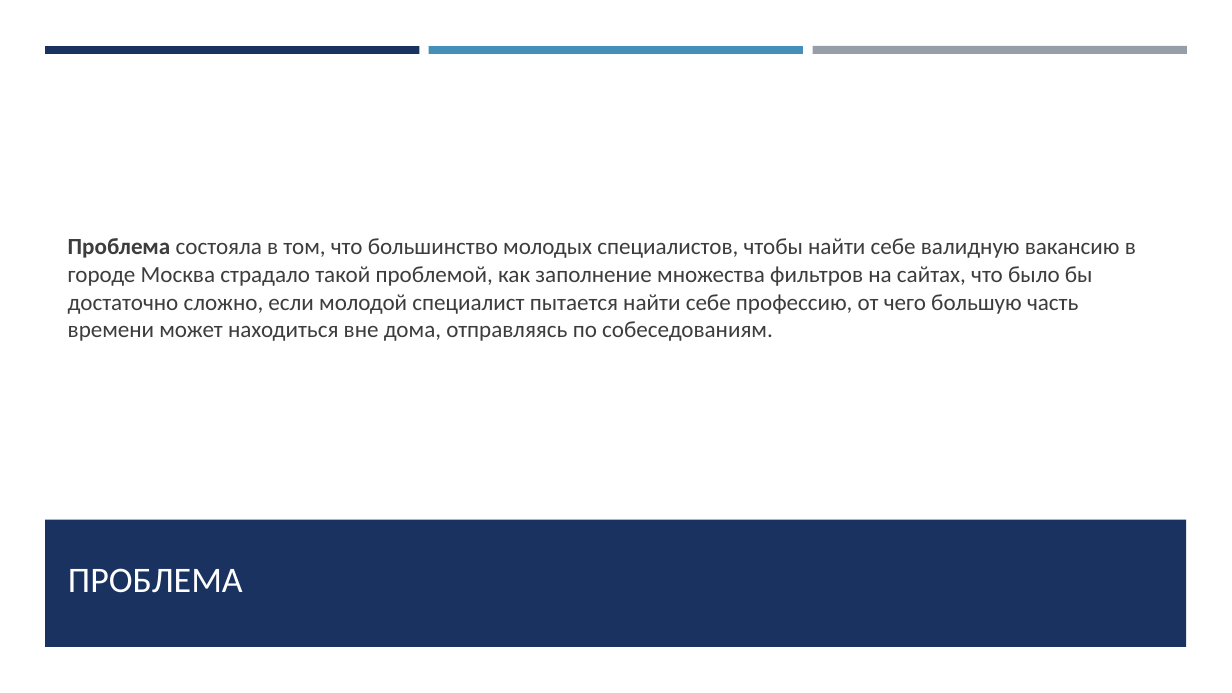
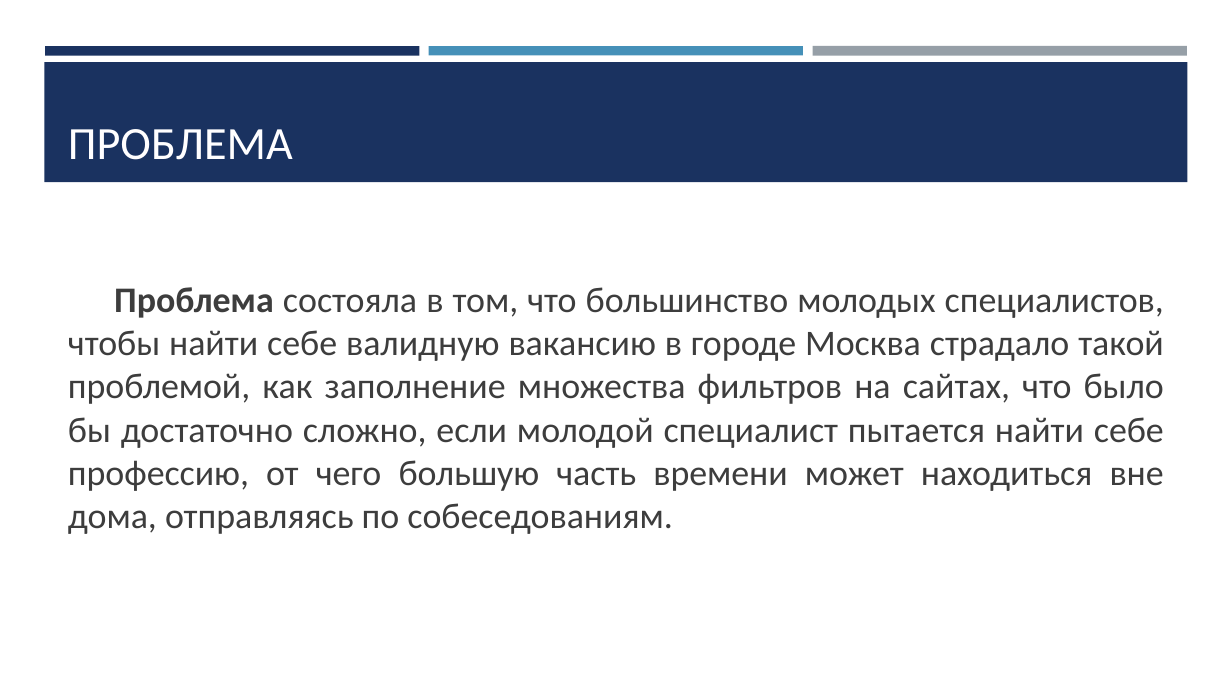
Before and after one commit to JaydenPears/Search-Profession, a slide deck: slide 2 of Документация/Презентация по Проектной работе «Search Profession».pptx. Drawn at 1232x693 pixels with LibreOffice and Linux fonts; fonts in the diff are those of the drawing. Boxes give left, top, right and bottom in pixels: in the first picture for what was removed or moved away, otherwise in the second. Text is boxed around its words. In the diff, an @@ line names an element or a change of style, - is before the commit and + after.

```diff
--- a/Документация/Презентация по Проектной работе «Search Profession».pptx
+++ b/Документация/Презентация по Проектной работе «Search Profession».pptx
@@ rectangle removed at box(0, 55, 1232, 693) @@
@@ rectangle added at box(44, 62, 1188, 182), fill #1A3260 @@
@@ title "ПРОБЛЕМА": place and size @@
-title "ПРОБЛЕМА" at box(68, 568, 243, 593)
+title "ПРОБЛЕМА" at box(68, 129, 293, 160)
@@ title "ПРОБЛЕМА" at box(68, 129, 293, 160): size 28 to 36 pt @@
@@ text "Проблема состояла в том, что ...": place and size @@
-text "Проблема состояла в том, что ..." at box(68, 238, 1136, 341)
+text "Проблема состояла в том, что ..." at box(68, 287, 1164, 534)
@@ text "Проблема состояла в том, что ..." at box(68, 287, 1164, 534): size 18 to 28 pt; alignment left to justified; more space between paragraphs @@
@@ rectangle removed at box(45, 519, 1187, 647) @@
```
Also in this commit, not shown: 10 other slides changed.
